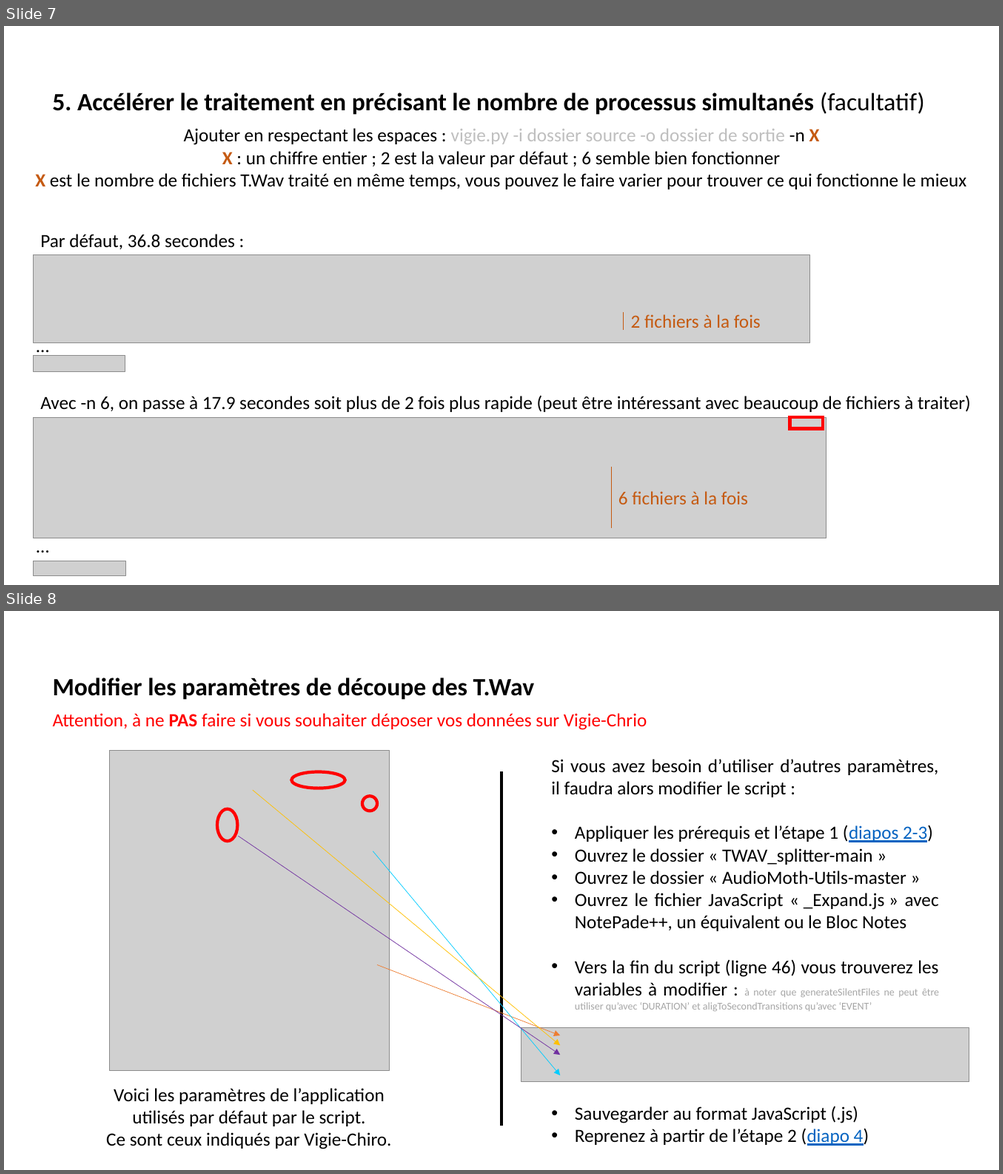
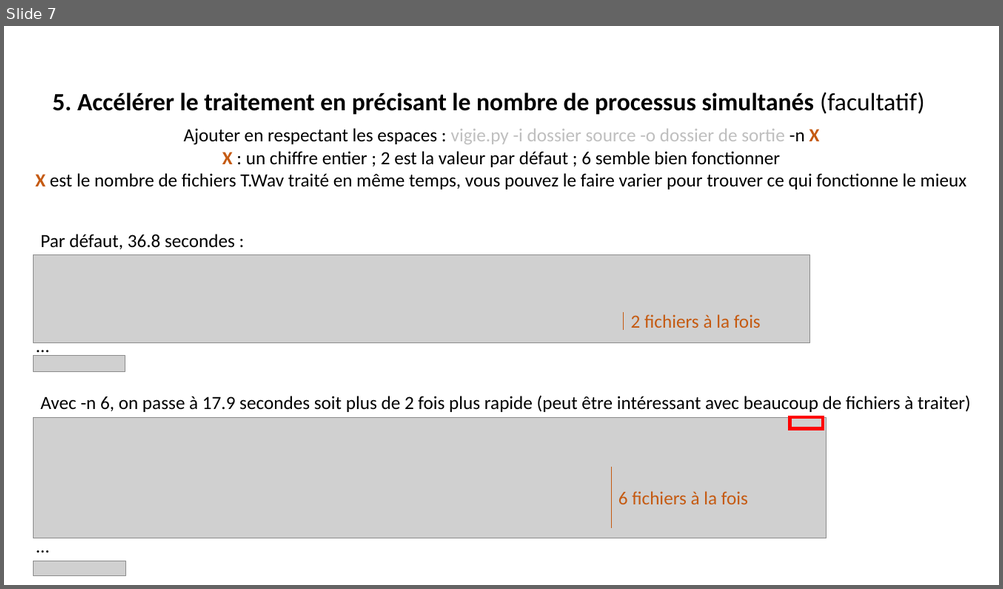
Before and after one commit to CEREMA/TWAV_splitter, a slide deck: Tuto_decoup_TWAV.pptx. Shown one above the other, each under a label of ours: slides 7 and 8 before the commit, slide 7 after it. The pictures are 1003x1174 and 1003x589 pixels, drawn with LibreOffice and Linux fonts; fonts in the diff are those of the drawing; grey boxes stand for pictures. Boxes give left, top, right and bottom in pixels: in the first picture for what was removed or moved away, otherwise in the second. Text is boxed around its words. In the diff, an @@ line names an element or a change of style, - is before the commit and + after.

```diff
--- a/Tuto_decoup_TWAV.pptx
+++ b/Tuto_decoup_TWAV.pptx
@@ slide 8 removed at [4,611,999,1170], background #FFFFFF @@
@@ text removed at [53,678,535,700] @@
-Modifier les paramètres de découpe des T.Wav
@@ text removed at [53,713,646,730] @@
-Attention, à ne PAS faire si vous souhaiter déposer vos données sur Vigie-Chrio
@@ text removed at [551,759,939,1146] @@
-Si vous avez besoin d’utiliser d’autres paramètres, il faudra alors modifier le script :
-• Appliquer les prérequis et l’étape 1 (diapos 2-3)
-• Ouvrez le dossier « TWAV_splitter-main »
-• Ouvrez le dossier « AudioMoth-Utils-master »
-• Ouvrez le fichier JavaScript « _Expand.js » avec NotePade++, un équivalent ou le Bloc Notes
-• Vers la fin du script (ligne 46) vous trouverez les variables à modifier : à noter que generateSilentFiles ne peut être utiliser qu’avec ‘DURATION’ et aligToSecondTransitions qu’avec ‘EVENT’
-• Sauvegarder au format JavaScript (.js)
-• Reprenez à partir de l’étape 2 (diapo 4)
@@ line removed from (502, 772) to (502, 1127) @@
@@ arrow removed from (253, 790) to (560, 1046) @@
@@ group removed at [109,751,389,1071]: 3 ellipses, 1 picture @@
@@ arrow removed from (239, 836) to (560, 1055) @@
@@ arrow removed from (373, 851) to (560, 1076) @@
@@ arrow removed from (377, 965) to (560, 1037) @@
@@ picture removed at [521,1028,969,1082] @@
@@ text removed at [106,1088,391,1150] @@
-Voici les paramètres de l’application utilisés par défaut par le script.
-Ce sont ceux indiqués par Vigie-Chiro.
```
Also in this commit, not shown: 1 slide changed, 2 slides added, 1 other file.
